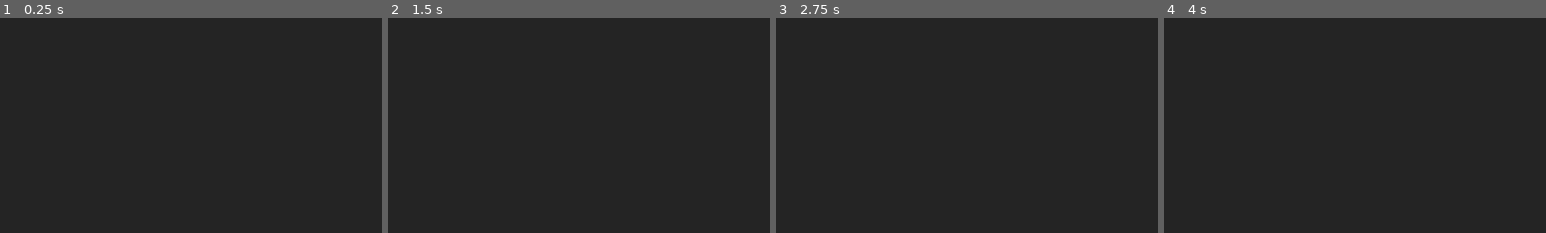
Above: before the commit, frames 1-4 (left to right).
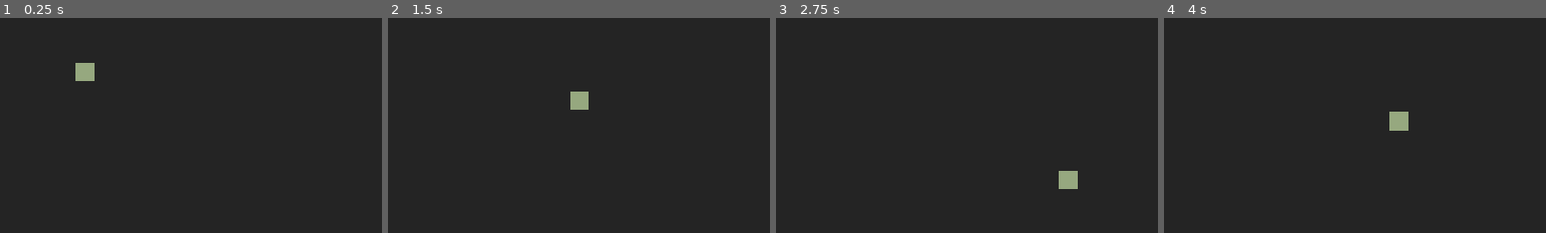
Above: after the commit, the same moments.

Repository: SthefanyMari/Pelucias-Assassinas
Game: Godot game, scene res://scenes/arena.tscn
Two runs of this game, one before a commit and one after it. Both use one fixed random seed, a clock stepped at 60 frames per second and the inputs below.
Inputs:
- Up to frame 1 (0.25 s): no input
- Up to frame 2 (1.5 s): tap Enter at 0.5 s; hold D (move_right, bound only after the commit) 0.53-1.28 s; hold S (move_down, bound only after the commit) from 1.28 s (still down)
- Up to frame 3 (2.75 s): release S (move_down, bound only after the commit) at 2.03 s; hold D (move_right, bound only after the commit) from 2.03 s (still down)
- Up to frame 4 (4 s): release D (move_right, bound only after the commit) at 2.78 s; hold W (move_up, bound only after the commit) 2.78-3.53 s; tap Space at 3.5 s; hold A (move_left, bound only after the commit) from 3.53 s (still down)
The pictures show only the part of the screen within x 6-56%, y 37-87%; the shares and areas given below are measured in that part.

The runs differ from the first frame. In frame 1, 0.4% of the frame differs, in the area x 19-25%, y 20-30%; in frame 2, 0.4%; in frame 3, 0.4%; in frame 4, 0.4%, in the area x 59-64%, y 43-53%.
Error after the commit: Invalid access to property or key 'escaped' on a base object of type 'null instance'. (res://scripts/arena.gd:8)

Commit message:
Criações bases

Diff:
--- /dev/null
+++ b/entities/player.tscn
@@ -0,0 +1,25 @@
+[gd_scene format=3 uid="uid://bwnnbktyabf7"]
+
+[ext_resource type="Script" uid="uid://kqqt222ioxtb" path="res://scripts/player.gd" id="1_merdl"]
+
+[sub_resource type="CircleShape2D" id="CircleShape2D_4mixm"]
+radius = 12.0
+
+[node name="Player" type="CharacterBody2D" unique_id=1659949079 groups=["player"]]
+visibility_layer = 2
+motion_mode = 1
+script = ExtResource("1_merdl")
+metadata/_edit_horizontal_guides_ = [-24.0]
+metadata/_edit_vertical_guides_ = [-24.0]
+
+[node name="CollisionShape2D" type="CollisionShape2D" parent="." unique_id=1633534268]
+shape = SubResource("CircleShape2D_4mixm")
+
+[node name="Visual" type="Polygon2D" parent="." unique_id=484441651]
+position = Vector2(12, 12)
+color = Color(0.5884746, 0.6591657, 0.4995277, 1)
+polygon = PackedVector2Array(-24, -24, 0, -24, 0, -1, -24, -1, -24, -22)
+
+[node name="DamageCooldown" type="Timer" parent="." unique_id=1276359844]
+wait_time = 0.8
+one_shot = true
--- /dev/null
+++ b/entities/plush.tscn
@@ -0,0 +1,31 @@
+[gd_scene format=3 uid="uid://bbe163edgp18j"]
+
+[ext_resource type="Script" uid="uid://cp40a288vkc3f" path="res://scripts/plush.gd" id="1_qp8y5"]
+
+[sub_resource type="CircleShape2D" id="CircleShape2D_4mixm"]
+radius = 12.0
+
+[sub_resource type="CircleShape2D" id="CircleShape2D_kh1c2"]
+radius = 22.0
+
+[node name="Plush" type="CharacterBody2D" unique_id=1955940445]
+visibility_layer = 4
+motion_mode = 1
+script = ExtResource("1_qp8y5")
+
+[node name="CollisionShape2D" type="CollisionShape2D" parent="." unique_id=926650061]
+shape = SubResource("CircleShape2D_4mixm")
+
+[node name="Visual" type="Polygon2D" parent="." unique_id=1813363557]
+position = Vector2(2, 10)
+color = Color(0.6448325, 0.49033564, 0.7056211, 1)
+polygon = PackedVector2Array(-15, -21, 11, -21, 11, 0, -15, 0)
+
+[node name="ContactArea" type="Area2D" parent="." unique_id=333065418]
+light_mask = 2
+visibility_layer = 0
+
+[node name="CollisionShape2D" type="CollisionShape2D" parent="ContactArea" unique_id=933467251]
+light_mask = 2
+visibility_layer = 0
+shape = SubResource("CircleShape2D_kh1c2")
--- a/project.godot
+++ b/project.godot
@@ -23,6 +23,49 @@
 window/stretch/mode="canvas_items"
 window/stretch/aspect="expand"
 
+[input]
+
+move_left={
+"deadzone": 0.2,
+"events": [Object(InputEventKey,"resource_local_to_scene":false,"resource_name":"","device":-1,"window_id":0,"alt_pressed":false,"shift_pressed":false,"ctrl_pressed":false,"meta_pressed":false,"pressed":false,"keycode":0,"physical_keycode":65,"key_label":0,"unicode":97,"location":0,"echo":false,"script":null)
+, Object(InputEventKey,"resource_local_to_scene":false,"resource_name":"","device":-1,"window_id":0,"alt_pressed":false,"shift_pressed":false,"ctrl_pressed":false,"meta_pressed":false,"pressed":false,"keycode":0,"physical_keycode":4194319,"key_label":0,"unicode":0,"location":0,"echo":false,"script":null)
+]
+}
+move_up={
+"deadzone": 0.2,
+"events": [Object(InputEventKey,"resource_local_to_scene":false,"resource_name":"","device":-1,"window_id":0,"alt_pressed":false,"shift_pressed":false,"ctrl_pressed":false,"meta_pressed":false,"pressed":false,"keycode":0,"physical_keycode":87,"key_label":0,"unicode":119,"location":0,"echo":false,"script":null)
+, Object(InputEventKey,"resource_local_to_scene":false,"resource_name":"","device":-1,"window_id":0,"alt_pressed":false,"shift_pressed":false,"ctrl_pressed":false,"meta_pressed":false,"pressed":false,"keycode":0,"physical_keycode":4194320,"key_label":0,"unicode":0,"location":0,"echo":false,"script":null)
+]
+}
+move_down={
+"deadzone": 0.2,
+"events": [Object(InputEventKey,"resource_local_to_scene":false,"resource_name":"","device":-1,"window_id":0,"alt_pressed":false,"shift_pressed":false,"ctrl_pressed":false,"meta_pressed":false,"pressed":false,"keycode":0,"physical_keycode":83,"key_label":0,"unicode":115,"location":0,"echo":false,"script":null)
+, Object(InputEventKey,"resource_local_to_scene":false,"resource_name":"","device":-1,"window_id":0,"alt_pressed":false,"shift_pressed":false,"ctrl_pressed":false,"meta_pressed":false,"pressed":false,"keycode":0,"physical_keycode":4194322,"key_label":0,"unicode":0,"location":0,"echo":false,"script":null)
+]
+}
+attack={
+"deadzone": 0.2,
+"events": [Object(InputEventKey,"resource_local_to_scene":false,"resource_name":"","device":-1,"window_id":0,"alt_pressed":false,"shift_pressed":false,"ctrl_pressed":false,"meta_pressed":false,"pressed":false,"keycode":0,"physical_keycode":32,"key_label":0,"unicode":32,"location":0,"echo":false,"script":null)
+]
+}
+pause={
+"deadzone": 0.2,
+"events": [Object(InputEventKey,"resource_local_to_scene":false,"resource_name":"","device":-1,"window_id":0,"alt_pressed":false,"shift_pressed":false,"ctrl_pressed":false,"meta_pressed":false,"pressed":false,"keycode":0,"physical_keycode":4194305,"key_label":0,"unicode":0,"location":0,"echo":false,"script":null)
+]
+}
+move_right={
+"deadzone": 0.2,
+"events": [Object(InputEventKey,"resource_local_to_scene":false,"resource_name":"","device":-1,"window_id":0,"alt_pressed":false,"shift_pressed":false,"ctrl_pressed":false,"meta_pressed":false,"pressed":false,"keycode":0,"physical_keycode":68,"key_label":0,"unicode":100,"location":0,"echo":false,"script":null)
+, Object(InputEventKey,"resource_local_to_scene":false,"resource_name":"","device":-1,"window_id":0,"alt_pressed":false,"shift_pressed":false,"ctrl_pressed":false,"meta_pressed":false,"pressed":false,"keycode":0,"physical_keycode":4194321,"key_label":0,"unicode":0,"location":0,"echo":false,"script":null)
+]
+}
+
+[layer_names]
+
+2d_physics/layer_1="World"
+2d_physics/layer_2="Player"
+2d_physics/layer_3="Enemy"
+
 [physics]
 
 3d/physics_engine="Jolt Physics"
--- a/scenes/arena.tscn
+++ b/scenes/arena.tscn
@@ -1,4 +1,8 @@
 [gd_scene format=3 uid="uid://dwvaofrf8x4ai"]
+
+[ext_resource type="PackedScene" uid="uid://bwnnbktyabf7" path="res://entities/player.tscn" id="1_e05a3"]
+[ext_resource type="Script" uid="uid://bwwutf6j8f3f2" path="res://scripts/arena.gd" id="1_olpmc"]
+[ext_resource type="PackedScene" uid="uid://bbe163edgp18j" path="res://entities/plush.tscn" id="3_xdvfk"]
 
 [sub_resource type="RectangleShape2D" id="RectangleShape2D_4mixm"]
 size = Vector2(967, 29)
@@ -16,6 +20,7 @@
 size = Vector2(150, 100)
 
 [node name="Arena" type="Node2D" unique_id=691717121]
+script = ExtResource("1_olpmc")
 metadata/_edit_vertical_guides_ = [960.0, -99.0]
 metadata/_edit_horizontal_guides_ = [453.0, 537.0, 25.0, 149.0]
 
@@ -27,24 +32,28 @@
 [node name="WallTop" type="StaticBody2D" parent="." unique_id=445287616]
 
 [node name="CollisionShape2D" type="CollisionShape2D" parent="WallTop" unique_id=1830195049]
+light_mask = 0
 position = Vector2(480, 10)
 shape = SubResource("RectangleShape2D_4mixm")
 
 [node name="StaticBody2D" type="StaticBody2D" parent="." unique_id=1028738358]
 
 [node name="CollisionShape2D" type="CollisionShape2D" parent="StaticBody2D" unique_id=233563016]
+light_mask = 0
 position = Vector2(480, 520.5)
 shape = SubResource("RectangleShape2D_kh1c2")
 
 [node name="StaticBody2D2" type="StaticBody2D" parent="." unique_id=1115536659]
 
 [node name="CollisionShape2D" type="CollisionShape2D" parent="StaticBody2D2" unique_id=1371677235]
+light_mask = 0
 position = Vector2(6.5, 270)
 shape = SubResource("RectangleShape2D_xv1dj")
 
 [node name="StaticBody2D3" type="StaticBody2D" parent="." unique_id=1910470004]
 
 [node name="CollisionShape2D" type="CollisionShape2D" parent="StaticBody2D3" unique_id=1841060232]
+light_mask = 0
 position = Vector2(948.5, 263.5)
 shape = SubResource("RectangleShape2D_6y33b")
 
@@ -52,4 +61,34 @@
 position = Vector2(480, 270)
 
 [node name="CollisionShape2D" type="CollisionShape2D" parent="Corousel" unique_id=1604982088]
+light_mask = 0
 shape = SubResource("RectangleShape2D_b7xit")
+
+[node name="Player" parent="." unique_id=1659949079 instance=ExtResource("1_e05a3")]
+position = Vector2(160, 270)
+
+[node name="Plush" parent="." unique_id=1955940445 instance=ExtResource("3_xdvfk")]
+
+[node name="HUD" type="CanvasLayer" parent="." unique_id=1940199312]
+
+[node name="HealthLabel" type="Label" parent="HUD" unique_id=939916546]
+offset_left = 61.0
+offset_top = 93.0
+offset_right = 101.0
+offset_bottom = 116.0
+
+[node name="TimeLabel" type="Label" parent="HUD" unique_id=993795771]
+offset_left = 103.0
+offset_top = 118.0
+offset_right = 143.0
+offset_bottom = 141.0
+
+[node name="MessageLabe" type="Label" parent="HUD" unique_id=109888725]
+offset_left = 250.0
+offset_top = 24.0
+offset_right = 290.0
+offset_bottom = 47.0
+
+[node name="EscapeTimer" type="Timer" parent="." unique_id=2088749977]
+wait_time = 60.0
+one_shot = true
--- /dev/null
+++ b/scripts/arena.gd
@@ -0,0 +1,46 @@
+extends Node2D
+enum State { RUNNING, WON, LOST }
+var state := State.RUNNING
+
+func _ready() -> void:
+	$Player.health_changed.connect(_on_health_changed)
+	$Player.died.connect(_on_player_died)
+	$Exit.escaped.connect(_on_escaped)
+	$EscapeTimer.timeout.connect(_on_time_finished)
+	_on_health_changed($Player.health)
+	$EscapeTimer.start()
+
+func _process(_delta: float) -> void:
+	if state == State.RUNNING and not $Exit.unlocked:
+		$HUD/TimeLabel.text = "Abre em: %d" % int(
+		ceil($EscapeTimer.time_left))
+
+func _on_health_changed(value: int) -> void:
+	$HUD/HealthLabel.text = "Vida: %d" % value
+
+func _on_player_died() -> void:
+	finish(State.LOST)
+
+func _on_time_finished() -> void:
+	if state != State.RUNNING:
+		return
+	$Exit.unlock()
+	$HUD/TimeLabel.text = "Saida aberta!"
+
+func _on_escaped() -> void:
+	call_deferred("try_win")
+
+func try_win() -> void:
+	if state == State.RUNNING and $Player.health > 0:
+		finish(State.WON)
+
+func finish(result: State) -> void:
+	if state != State.RUNNING:
+		return
+	state = result
+	$EscapeTimer.stop()
+	$Player.set_physics_process(false)
+	for enemy in get_tree().get_nodes_in_group("enemies"):
+		enemy.set_physics_process(false)
+	$HUD/MessageLabel.text = (
+		"Voce escapou!" if result == State.WON else "Fim de jogo!")
--- /dev/null
+++ b/scripts/player.gd
@@ -0,0 +1,22 @@
+extends CharacterBody2D
+@export var speed: float = 180.0
+
+func _physics_process(_delta: float) -> void:
+	var direction := Input.get_vector(
+ 		"move_left", "move_right", "move_up", "move_down")
+	velocity = direction * speed
+	move_and_slide()
+signal health_changed(value: int)
+signal died
+var health: int = 3
+@onready var damage_cooldown: Timer = $DamageCooldown
+
+func take_damage(amount: int) -> void:
+	if health <= 0 or not damage_cooldown.is_stopped():
+		return
+	health = maxi(health - amount, 0)
+	health_changed.emit(health)
+	if health == 0:
+		died.emit()
+	else:
+		damage_cooldown.start()
--- /dev/null
+++ b/scripts/plush.gd
@@ -0,0 +1,19 @@
+extends CharacterBody2D
+@export var speed: float = 90.0
+var player: Node2D
+
+func _ready() -> void:
+	player = get_tree().get_first_node_in_group("player")
+
+func _physics_process(_delta: float) -> void:
+	if not is_instance_valid(player):
+		return
+	velocity = global_position.direction_to(
+		player.global_position) * speed
+	move_and_slide()
+	for body in $ContactArea.get_overlapping_bodies():
+		if body.is_in_group("player"):
+			body.take_damage(1)
+
+func take_hit() -> void:
+	queue_free()
Not shown, added: scripts/arena.gd.uid
Not shown, added: scripts/player.gd.uid
Not shown, added: scripts/plush.gd.uid
Not shown, changed: DEVLOG.md
